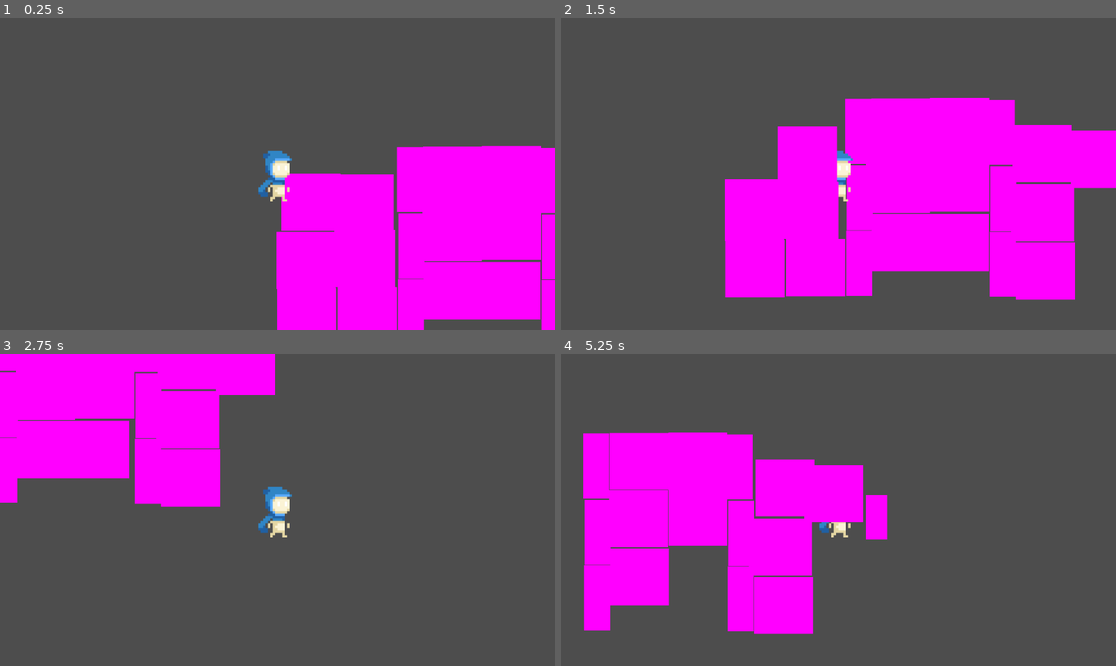
Above: before the commit, frames 1-4 (two rows, left to right).
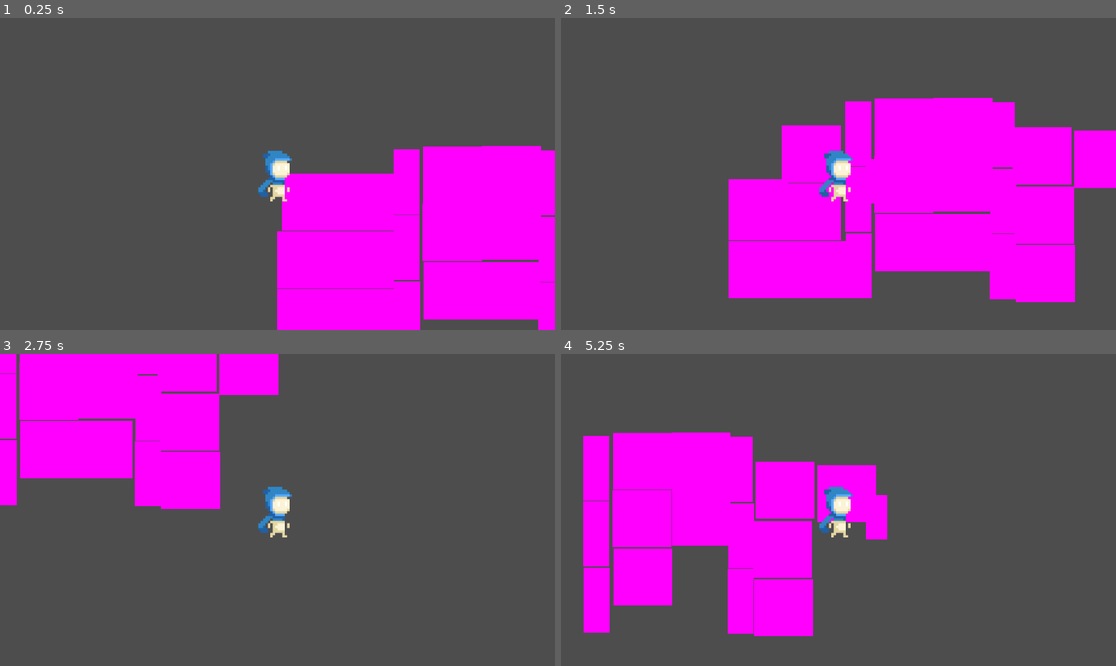
Above: after the commit, the same moments.

Repository: MD-Hamza/ClusterFall
Game: Godot game, scene res://States/PlayState.tscn
Same seed, same stepped clock (60 frames per second), same inputs: the game is played once before the commit and once after it. This scene is started directly instead of the project's main scene.
Inputs (mouse positions are in pixels of both pictures, inside the frame that each line leads up to):
- Up to frame 1 (0.25 s): no input
- Up to frame 2 (1.5 s): tap Enter at 0.5 s; move the mouse to (960, 158) at 0.52 s; hold D (ui_right) 0.53-1.28 s; click (960, 158) at 0.6 s; move the mouse to (727, 189) at 1.27 s; hold S (ui_down) from 1.28 s (still down); right-click (727, 189) at 1.35 s
- Up to frame 3 (2.75 s): move the mouse to (333, 441) at 2.02 s; release S (ui_down) at 2.03 s; hold D (ui_right) from 2.03 s (still down); click (333, 441) at 2.1 s
- Up to frame 4 (5.25 s): move the mouse to (810, 572) at 2.77 s; release D (ui_right) at 2.78 s; hold W (ui_up) 2.78-3.53 s; right-click (810, 572) at 2.85 s; move the mouse to (1005, 556) at 3.52 s; hold A (ui_left) 3.53-5.03 s; click (1005, 556) at 3.6 s; move the mouse to (672, 463) at 4.27 s; right-click (672, 463) at 4.35 s; move the mouse to (866, 510) at 5.02 s; hold S (ui_down) from 5.03 s (still down); click (866, 510) at 5.1 s

The runs differ from the first frame. In frame 1, 1.2% of the frame differs, in the area x 49-100%, y 41-100%; in frame 2, 2.5%, in the area x 29-93%, y 25-92%; in frame 3, 1.1%; in frame 4, 2.3%.

Commit message:
Update PlayState.tscn

Diff:
--- a/States/PlayState.tscn
+++ b/States/PlayState.tscn
@@ -11,13 +11,12 @@
 script = ExtResource("1_0swo3")
 
 [node name="Tile" parent="." instance=ExtResource("2_84226")]
-position = Vector2(-1, 0)
 
 [node name="Tile2" parent="." instance=ExtResource("2_84226")]
-position = Vector2(-1, 121)
+position = Vector2(0, 120)
 
 [node name="Tile3" parent="." instance=ExtResource("2_84226")]
-position = Vector2(0, 238)
+position = Vector2(0, 240)
 
 [node name="Spawner" parent="." instance=ExtResource("3_6tjg1")]
 
@@ -27,44 +26,22 @@
 position = Vector2(592, 180)
 
 [node name="Walls" parent="." instance=ExtResource("6_iws00")]
-position = Vector2(275, 12)
-
-[node name="Walls" parent="Walls" instance=ExtResource("6_iws00")]
-position = Vector2(298, 2)
-
-[node name="Walls2" parent="Walls" instance=ExtResource("6_iws00")]
-position = Vector2(301, 140)
-
-[node name="Walls3" parent="Walls" instance=ExtResource("6_iws00")]
-position = Vector2(300, 276)
-
-[node name="Tile7" parent="Walls" instance=ExtResource("2_84226")]
-position = Vector2(328, 231)
-
-[node name="Tile8" parent="Walls" instance=ExtResource("2_84226")]
-position = Vector2(321, -13)
-
-[node name="Tile9" parent="Walls" instance=ExtResource("2_84226")]
-position = Vector2(326, 110)
+position = Vector2(268, 17)
 
 [node name="Walls2" parent="." instance=ExtResource("6_iws00")]
-position = Vector2(278, 150)
+position = Vector2(268, 153)
 
 [node name="Walls3" parent="." instance=ExtResource("6_iws00")]
-position = Vector2(277, 286)
-
-[node name="Player" parent="." groups=["Player"] instance=ExtResource("1_0guaw")]
-
-[node name="Camera2D" type="Camera2D" parent="Player"]
+position = Vector2(269, 291)
 
 [node name="Tile4" parent="." instance=ExtResource("2_84226")]
-position = Vector2(119, 2)
+position = Vector2(120, 0)
 
 [node name="Tile5" parent="." instance=ExtResource("2_84226")]
-position = Vector2(122, 117)
+position = Vector2(120, 120)
 
 [node name="Tile6" parent="." instance=ExtResource("2_84226")]
-position = Vector2(126, 236)
+position = Vector2(120, 240)
 
 [node name="Tile7" parent="." instance=ExtResource("2_84226")]
 position = Vector2(303, -56)
@@ -86,3 +63,25 @@
 
 [node name="Tile13" parent="." instance=ExtResource("2_84226")]
 position = Vector2(717, 11)
+
+[node name="Walls4" parent="." instance=ExtResource("6_iws00")]
+position = Vector2(566, 19)
+
+[node name="Walls5" parent="." instance=ExtResource("6_iws00")]
+position = Vector2(569, 157)
+
+[node name="Walls6" parent="." instance=ExtResource("6_iws00")]
+position = Vector2(568, 293)
+
+[node name="Tile14" parent="." instance=ExtResource("2_84226")]
+position = Vector2(596, 248)
+
+[node name="Tile15" parent="." instance=ExtResource("2_84226")]
+position = Vector2(589, 4)
+
+[node name="Tile16" parent="." instance=ExtResource("2_84226")]
+position = Vector2(594, 127)
+
+[node name="Player" parent="." groups=["Player"] instance=ExtResource("1_0guaw")]
+
+[node name="Camera2D" type="Camera2D" parent="Player"]
